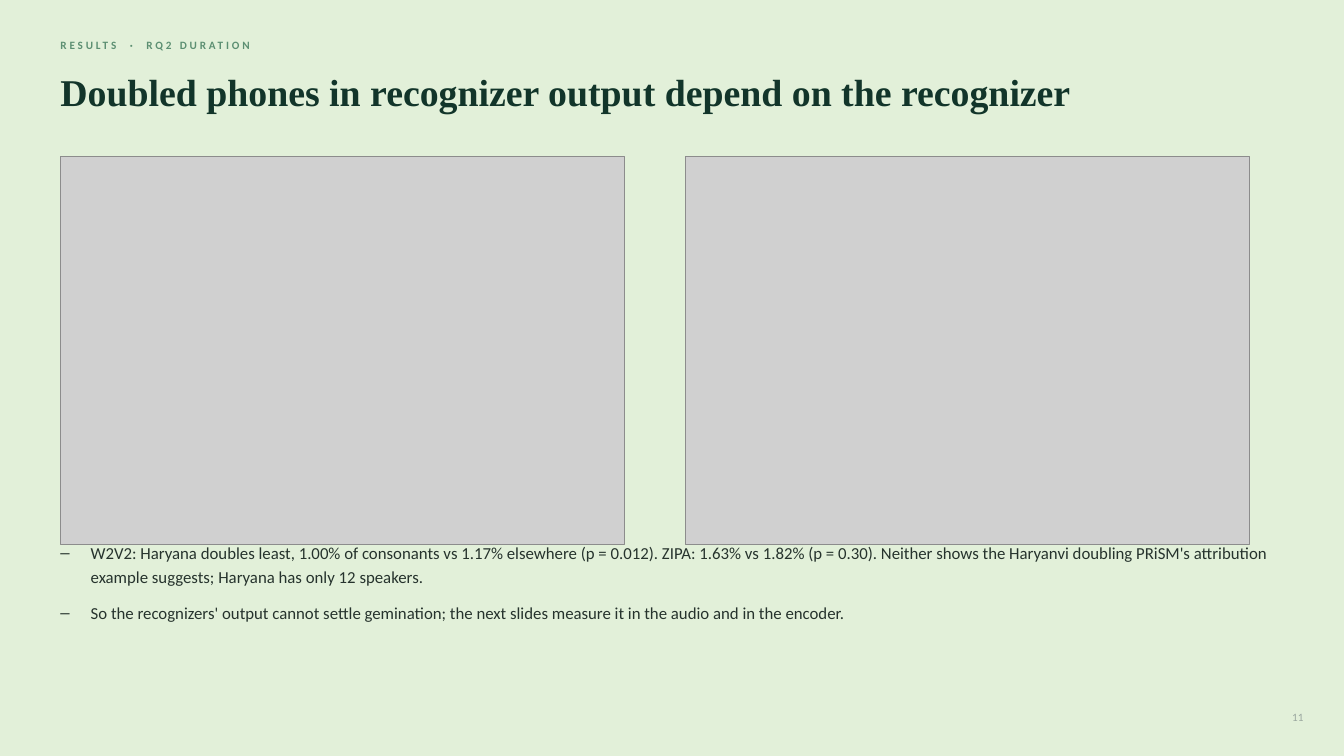
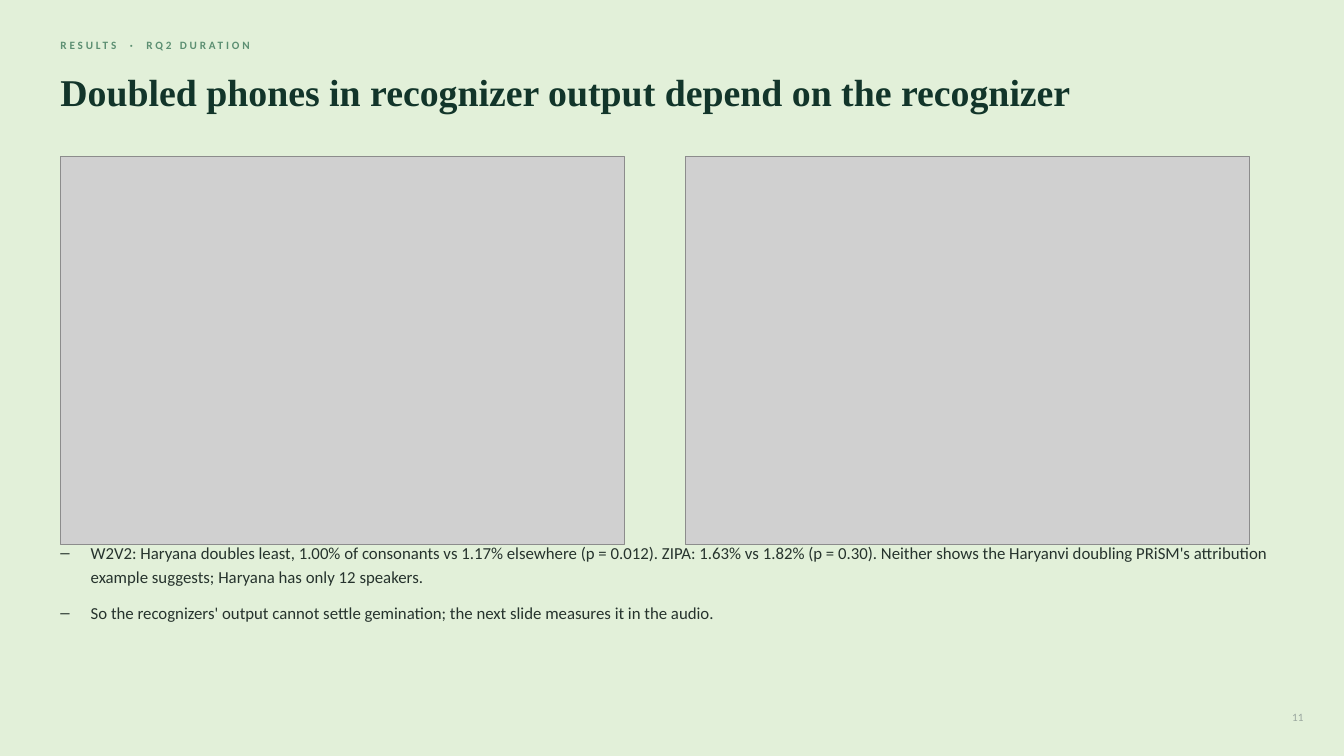
Before and after one commit to unignoramus11/sal-project, a slide deck: slide 11 of slides/mid/mid_evaluation.pptx. Drawn at 1344x756 pixels with LibreOffice and Linux fonts; fonts in the diff are those of the drawing; grey boxes stand for pictures. Boxes give left, top, right and bottom in pixels: in the first picture for what was removed or moved away, otherwise in the second. Text is boxed around its words. In the diff, an @@ line names an element or a change of style, - is before the commit and + after.

```diff
--- a/slides/mid/mid_evaluation.pptx
+++ b/slides/mid/mid_evaluation.pptx
@@ text at (91, 607, 714, 622): text changed @@
-– So the recognizers' output cannot settle gemination; the next slides measure it in the audio and in the encoder.
+– So the recognizers' output cannot settle gemination; the next slide measures it in the audio.
```
Also in this commit, not shown: 3 other slides changed, 1 slide removed, 10 other files.
